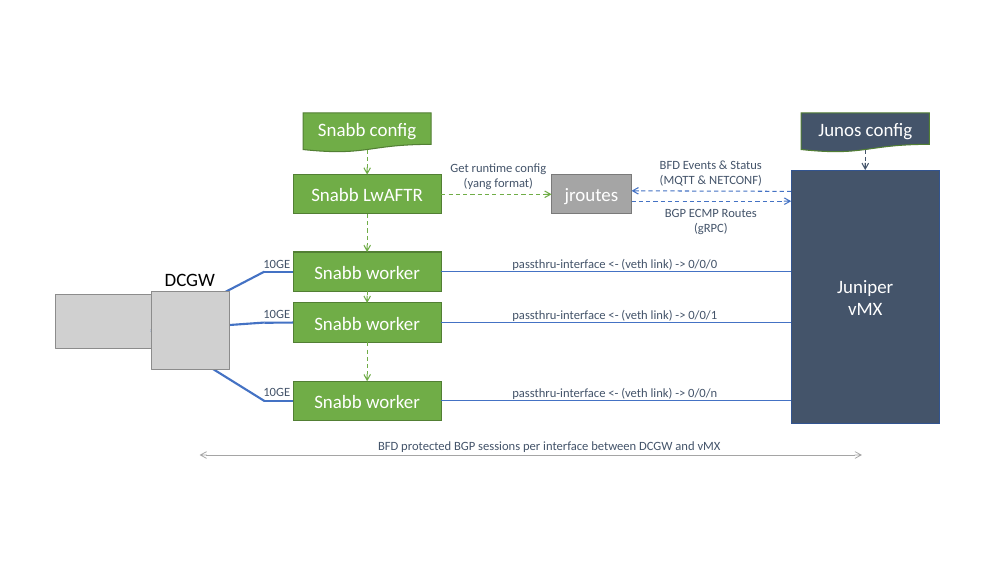
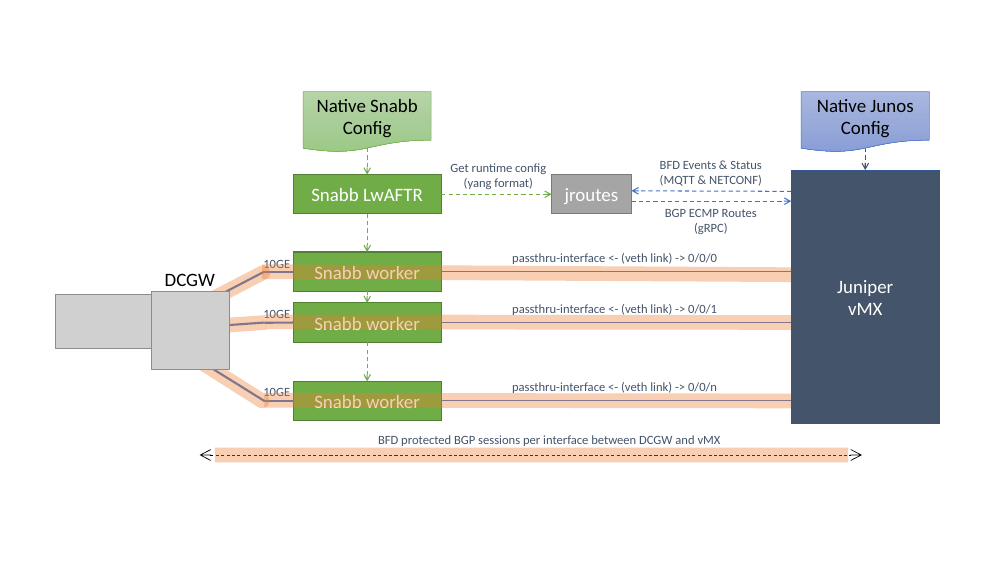
Before and after one commit to mwiget/vmx-docker-lwaftr, a slide deck: slide 1 of docs/vmx-docker-lwaftr.pptx. Drawn at 1008x567 pixels with LibreOffice and Linux fonts; fonts in the diff are those of the drawing; grey boxes stand for pictures. Boxes give left, top, right and bottom in pixels: in the first picture for what was removed or moved away, otherwise in the second. Text is boxed around its words. In the diff, an @@ line names an element or a change of style, - is before the commit and + after.

```diff
--- a/docs/vmx-docker-lwaftr.pptx
+++ b/docs/vmx-docker-lwaftr.pptx
@@ flow chart document "Native Snabb Config": place and size @@
-flow chart document "Native Snabb Config" at [303, 113, 431, 152]
+flow chart document "Native Snabb Config" at [303, 91, 431, 152]
@@ flow chart document "Native Snabb Config" at [303, 91, 431, 152]: fill #70AD47 to gradient #B5D5A7 to #AACE9A to #9CC987; outline #538035 1 pt to #70AD47 0.5 pt @@
@@ text in flow chart document at [317, 99, 417, 138]: text changed; text colour #FFFFFF to #000000 @@
-Snabb config
+Native Snabb Config
@@ flow chart document "Native Junos Config": place and size @@
-flow chart document "Native Junos Config" at [802, 113, 929, 152]
+flow chart document "Native Junos Config" at [802, 91, 929, 152]
@@ flow chart document "Native Junos Config" at [802, 91, 929, 152]: fill #44546A to gradient #A8B7DF to #9AABD9 to #889ED7; outline #538035 1 pt to #4472C4 0.5 pt @@
@@ text in flow chart document at [817, 99, 913, 138]: text changed; text colour #FFFFFF to #000000 @@
-Junos config
+Native Junos Config
@@ line added from (150, 332) to (263, 273), #ED7D31 14 pt @@
@@ line added from (792, 274) to (262, 271), #ED7D31 14 pt @@
@@ 4 texts: place and size @@
-4 texts at [378, 259, 721, 452]
+4 texts at [378, 253, 721, 446]
@@ line added from (151, 330) to (266, 323), #ED7D31 14 pt @@
@@ line added from (794, 323) to (266, 322), #ED7D31 14 pt @@
@@ line added from (151, 330) to (262, 401), #ED7D31 14 pt @@
@@ line added from (792, 401) to (265, 400), #ED7D31 14 pt @@
@@ double arrow (200, 455) - (862, 455): stroke #A5A5A5 0.75 pt to #000000 0.75 pt dashed @@
@@ line added from (848, 455) to (215, 455), #ED7D31 14 pt @@
```
Also in this commit, not shown: 3 other files.
